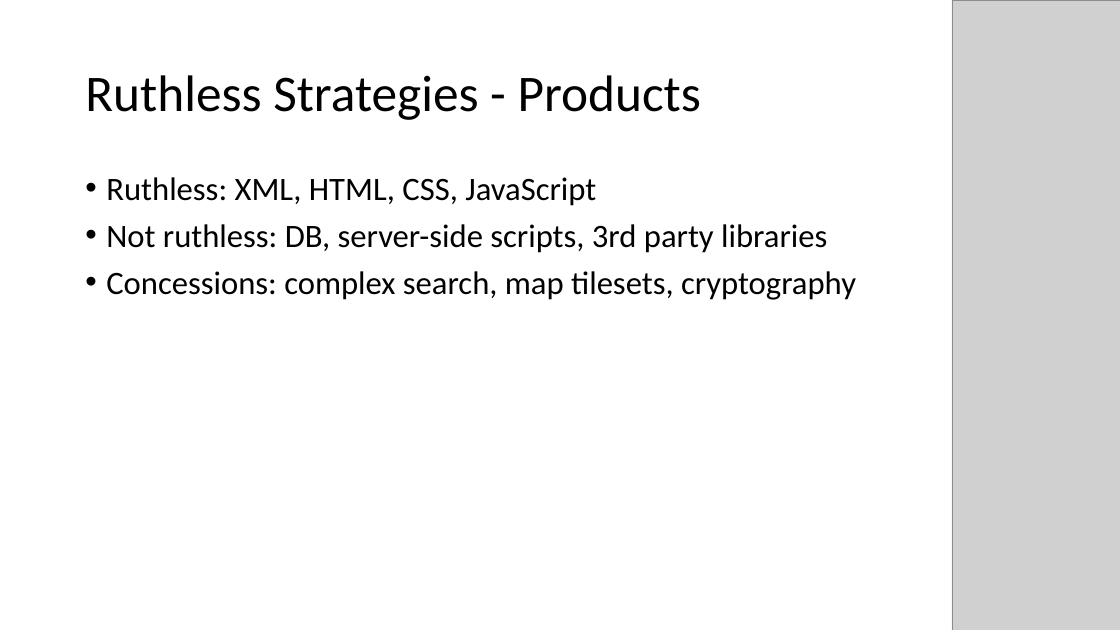
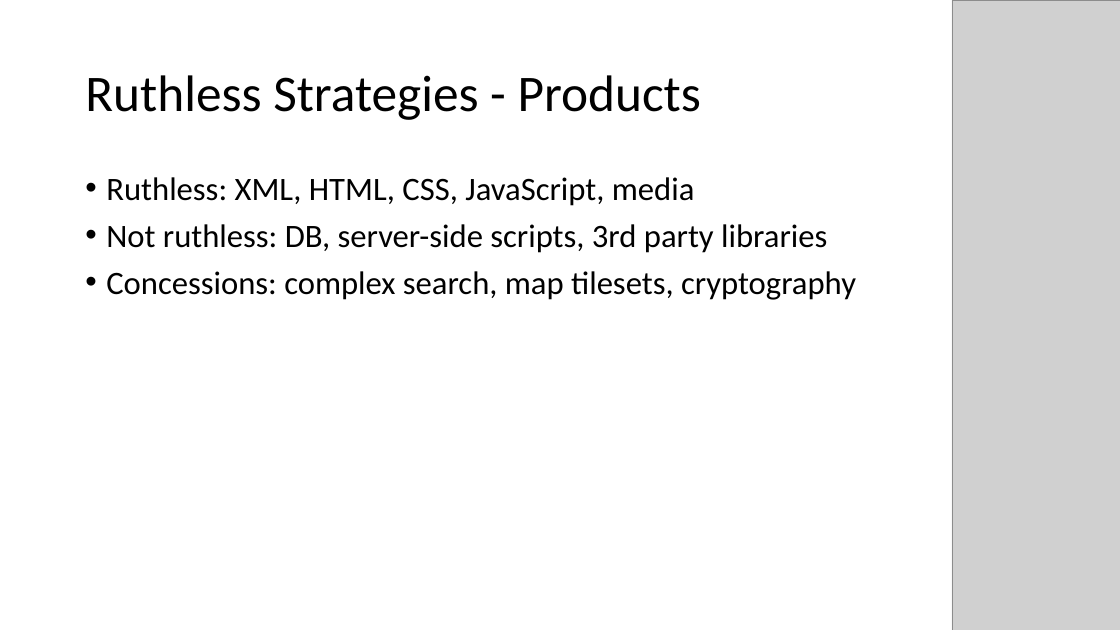
Before and after one commit to projectEndings/Endings, a slide deck: slide 9 of presentations/DH_2019/EndingsPanelPresentation.pptx. Drawn at 1120x630 pixels with LibreOffice and Linux fonts; fonts in the diff are those of the drawing; grey boxes stand for pictures. Boxes give left, top, right and bottom in pixels: in the first picture for what was removed or moved away, otherwise in the second. Text is boxed around its words. In the diff, an @@ line names an element or a change of style, - is before the commit and + after.

```diff
--- a/presentations/DH_2019/EndingsPanelPresentation.pptx
+++ b/presentations/DH_2019/EndingsPanelPresentation.pptx
@@ text at (x1=106, y1=177, x2=695, y2=206): text changed @@
-• Ruthless: XML, HTML, CSS, JavaScript
+• Ruthless: XML, HTML, CSS, JavaScript, media
```
Also in this commit, not shown: 6 other slides changed, 2 slides removed.
